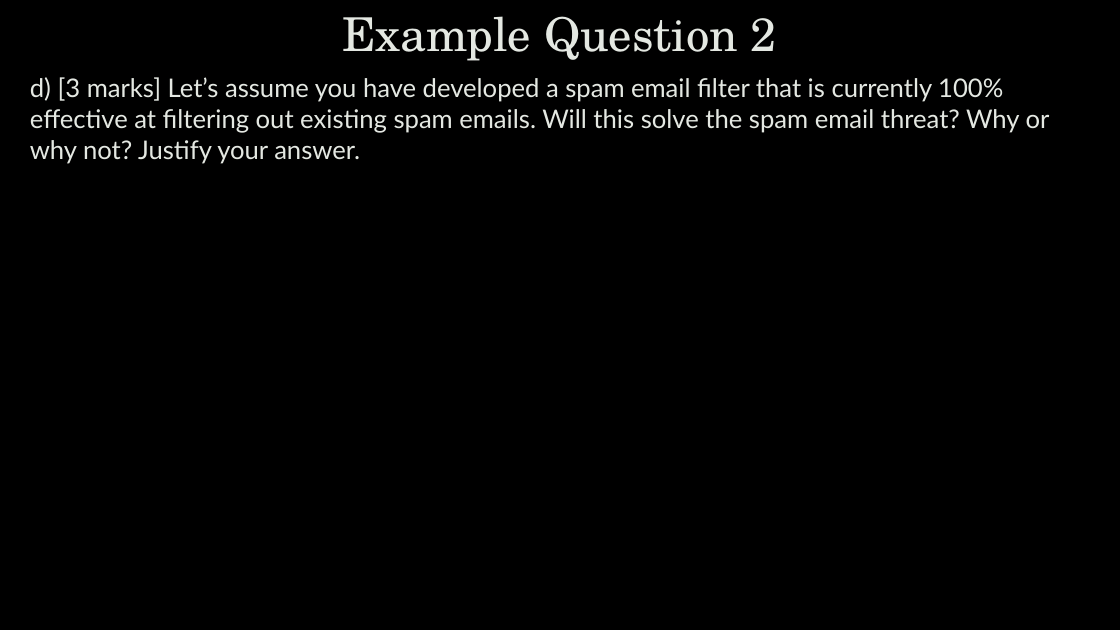
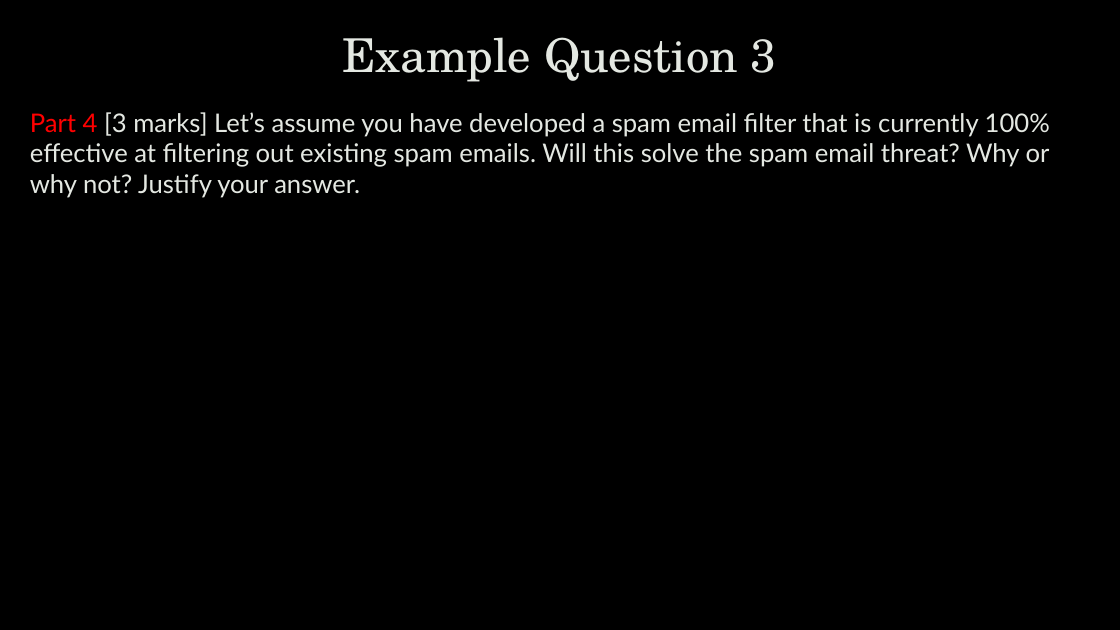
Before and after one commit to zhanyixinghua/cits1003, a slide deck: slide 29 of cits1003-lecture_slides/CITS1003-B ExamExampleQ-exercises.pptx (slide 30 before the commit). Drawn at 1120x630 pixels with LibreOffice and Linux fonts; fonts in the diff are those of the drawing; background and template pictures are left out. Boxes give left, top, right and bottom in pixels: in the first picture for what was removed or moved away, otherwise in the second. Text is boxed around its words. In the diff, an @@ line names an element or a change of style, - is before the commit and + after.

```diff
--- a/cits1003-lecture_slides/CITS1003-B ExamExampleQ-exercises.pptx
+++ b/cits1003-lecture_slides/CITS1003-B ExamExampleQ-exercises.pptx
@@ title at box(342, 37, 777, 82): text changed @@
-Example Question 2
+Example Question 3
@@ text at box(30, 112, 1050, 198): text changed @@
-d) [3 marks] Let’s assume you have developed a spam email filter that is currently 100% effective at filtering out existing spam emails. Will this solve the spam email threat? Why or why not? Justify your answer.
+Part 4 [3 marks] Let’s assume you have developed a spam email filter that is currently 100% effective at filtering out existing spam emails. Will this solve the spam email threat? Why or why not? Justify your answer.
```
Also in this commit, not shown: 33 other slides changed, 27 slides added, 15 slides removed.
